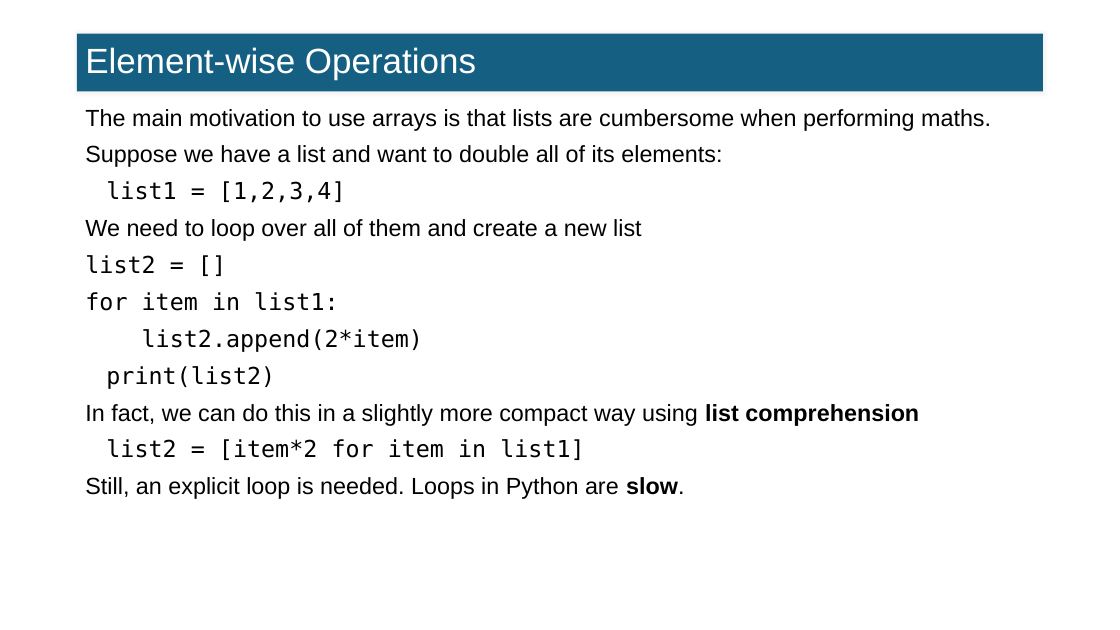
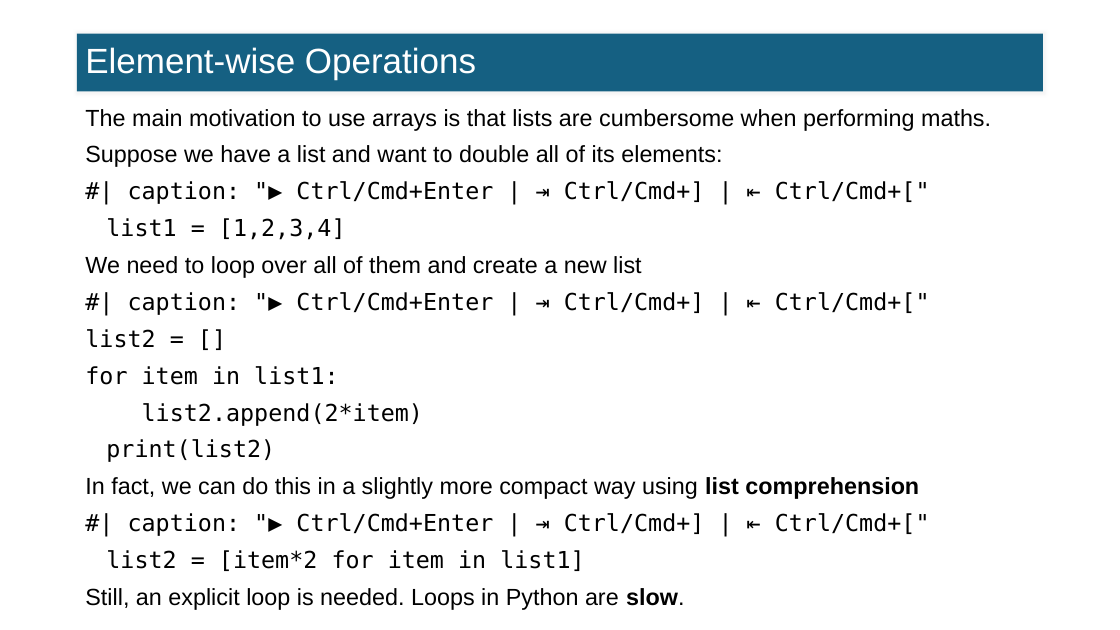
Before and after one commit to FTurci/intro-coding-data-analysis, a slide deck: slide 11 of slides/07_intro_numpy_slides.pptx. Drawn at 1120x630 pixels with LibreOffice and Linux fonts; fonts in the diff are those of the drawing. Boxes give left, top, right and bottom in pixels: in the first picture for what was removed or moved away, otherwise in the second. Text is boxed around its words. In the diff, an @@ line names an element or a change of style, - is before the commit and + after.

```diff
--- a/slides/07_intro_numpy_slides.pptx
+++ b/slides/07_intro_numpy_slides.pptx
@@ text at (106,181,930,240): text changed @@
-list1 = [1,2,3,4]
+#| caption: "▶ Ctrl/Cmd+Enter | ⇥ Ctrl/Cmd+] | ⇤ Ctrl/Cmd+["
+list1 = [1,2,3,4]
@@ text at (85,292,930,462): text changed @@
-list2 = []
-for item in list1:
-list2.append(2*item)
-print(list2)
+#| caption: "▶ Ctrl/Cmd+Enter | ⇥ Ctrl/Cmd+] | ⇤ Ctrl/Cmd+["
+list2 = []
+for item in list1:
+list2.append(2*item)
+print(list2)
@@ text at (106,513,930,571): text changed @@
-list2 = [item*2 for item in list1]
+#| caption: "▶ Ctrl/Cmd+Enter | ⇥ Ctrl/Cmd+] | ⇤ Ctrl/Cmd+["
+list2 = [item*2 for item in list1]
```
Also in this commit, not shown: 9 other slides changed, 50 other files.
